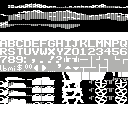
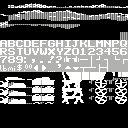
Layers edited between the first and the second 128x128 image:
added layer "bg" above "text" over [120, 32, 128, 40]
showed "layer2" over [0, 32, 128, 128]
